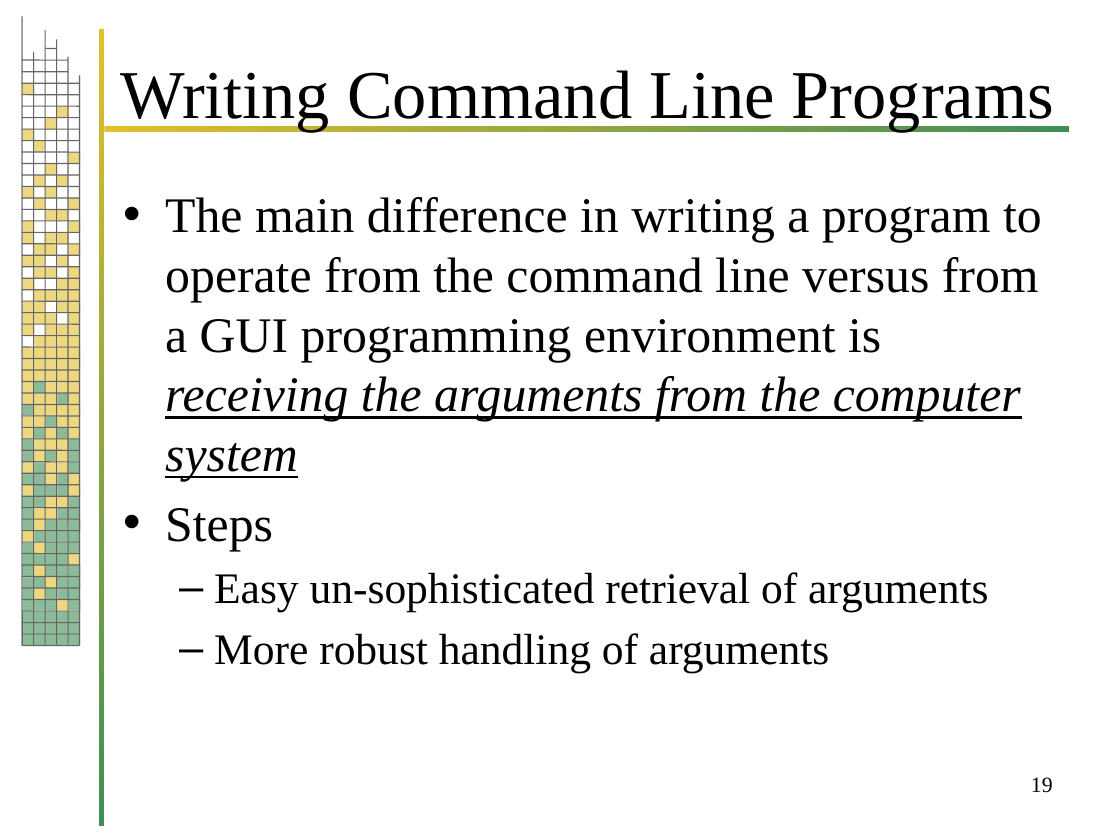
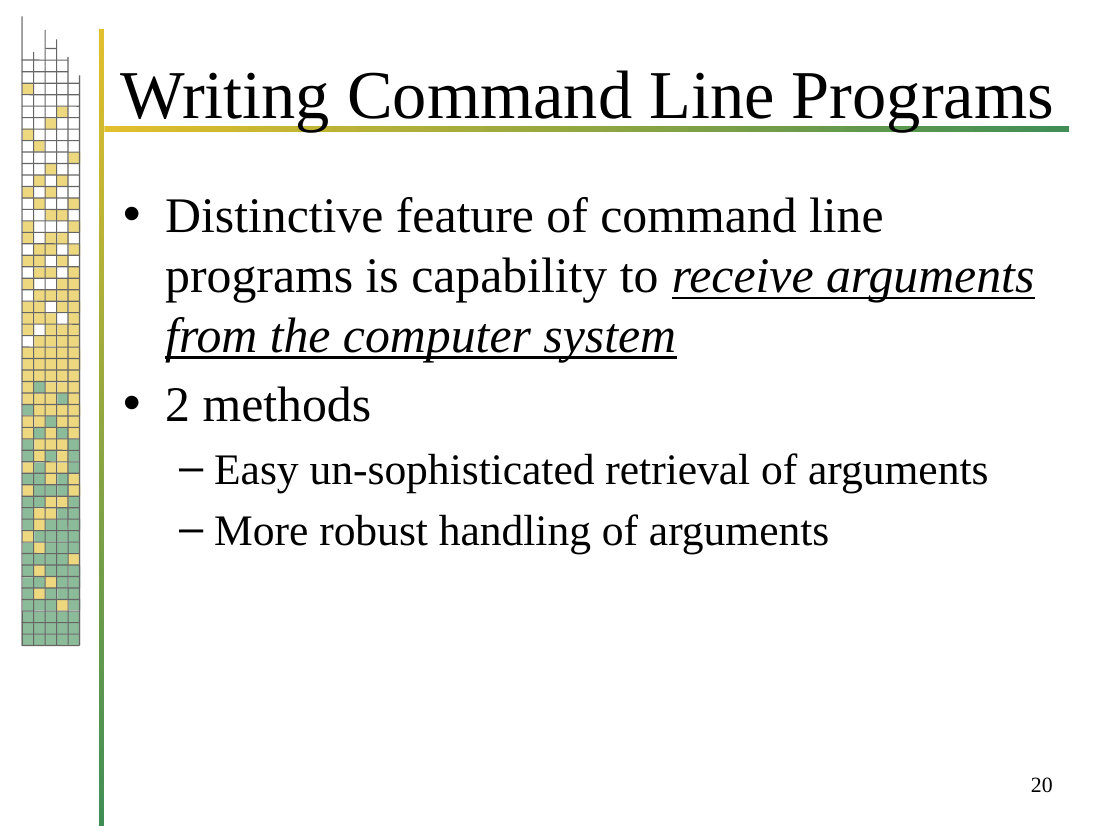
Before and after one commit to evlim/CommandLine, a slide deck: slide 20 of CommandLineProgrammingInPython.pptx (slide 19 before the commit). Drawn at 1120x840 pixels with LibreOffice and Linux fonts; fonts in the diff are those of the drawing; background and template pictures are left out. Boxes give left, top, right and bottom in pixels: in the first picture for what was removed or moved away, otherwise in the second. Text is boxed around its words. In the diff, an @@ line names an element or a change of style, - is before the commit and + after.

```diff
--- a/CommandLineProgrammingInPython.pptx
+++ b/CommandLineProgrammingInPython.pptx
@@ text at bbox=[165, 197, 1034, 422]: text changed @@
-• The main difference in writing a program to operate from the command line versus from a GUI programming environment is receiving the arguments from the computer system
-• Steps
+• Distinctive feature of command line programs is capability to receive arguments from the computer system
+• 2 methods
@@ page number at bbox=[1031, 777, 1053, 793]: text changed @@
-19
+20
```
Also in this commit, not shown: 10 other slides changed, 1 slide added.
